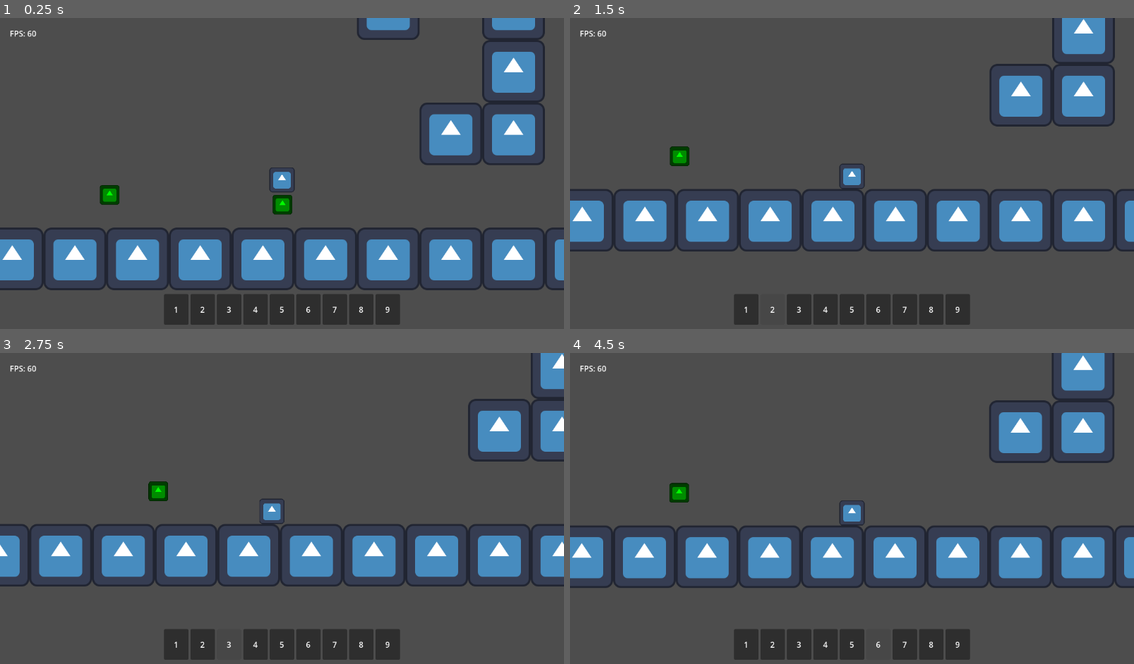
Above: before the commit, frames 1-4 (two rows, left to right).
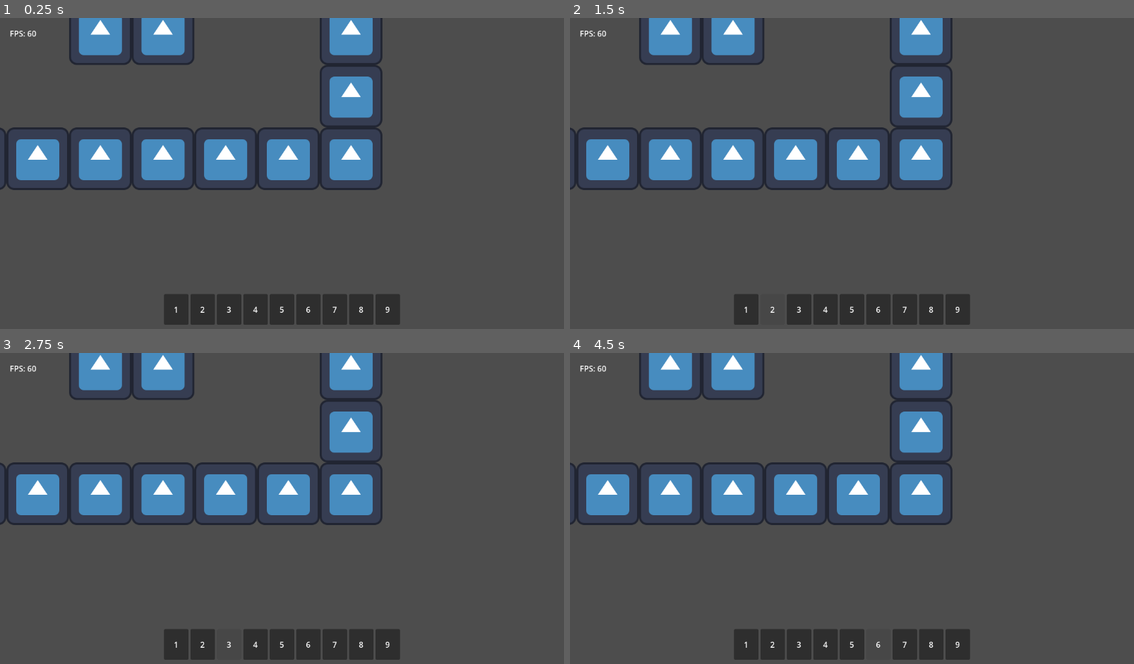
Above: after the commit, the same moments.

Repository: TheHumanMRP/RPG-Life-Tracker
Game: Godot game, scene res://Folders/Systems/Main/Scenes/main_scene.tscn
Two runs of this game, one before a commit and one after it. Both use one fixed random seed, a clock stepped at 60 frames per second and the inputs below. The engine's default icon, where the game draws it, is replaced by a stand-in: a white triangle on a blue panel in a dark square.
Inputs (mouse positions are in pixels of both pictures, inside the frame that each line leads up to):
- Up to frame 1 (0.25 s): no input
- Up to frame 2 (1.5 s): drag from (744, 310) to (677, 157) at 0.52 s; drag from (773, 310) to (677, 154) at 1.27 s
- Up to frame 3 (2.75 s): tap Enter at 2 s; move the mouse to (231, 645) at 2.02 s; hold A (move_left) from 2.03 s (still down); tap T (add_test_sword) at 2.1 s; click (231, 645) at 2.17 s
- Up to frame 4 (4.5 s): release A (move_left) at 2.75 s; drag from (823, 645) to (823, 499) at 2.77 s; tap R (respawn) at 3.5, 4.25 s; drag from (852, 645) to (880, 511) at 3.52 s; drag from (880, 645) to (767, 430) at 4.27 s

The runs differ from the first frame. In frame 1, 29% of the frame differs, in the area x 0-100%, y 0-88%; in frame 2, 27%; in frame 3, 26%; in frame 4, 28%.
Error before the commit: Invalid access to property or key 'player' on a base object of type 'Dictionary'. (res://Folders/Systems/Inventory_System/Scripts/Inventory/inventory_logic_com…
Error after the commit: Parse Error: Could not parse global class "InventoryLogicComponent" from "res://Folders/Systems/Inventory_System/Scripts/Inventory/inventory_logic_component.gd…

Commit message:
Auto commit at 2026-07-29 22:22:18

Diff:
--- a/Folders/Systems/Inventory_System/Scripts/Inventory/inventory_logic_component.gd
+++ b/Folders/Systems/Inventory_System/Scripts/Inventory/inventory_logic_component.gd
@@ -25,6 +25,12 @@
 	var inventory_item_ids: Array[int] = Global.save_data.inventory_items_data.all_inventories[inventory_name] as Array[int]
 
 	return inventory_item_ids
+
+# ===================================================================
+# Helpers
+# ===================================================================
+
+fucn
 
 # ===================================================================
 # Inventory Operations
